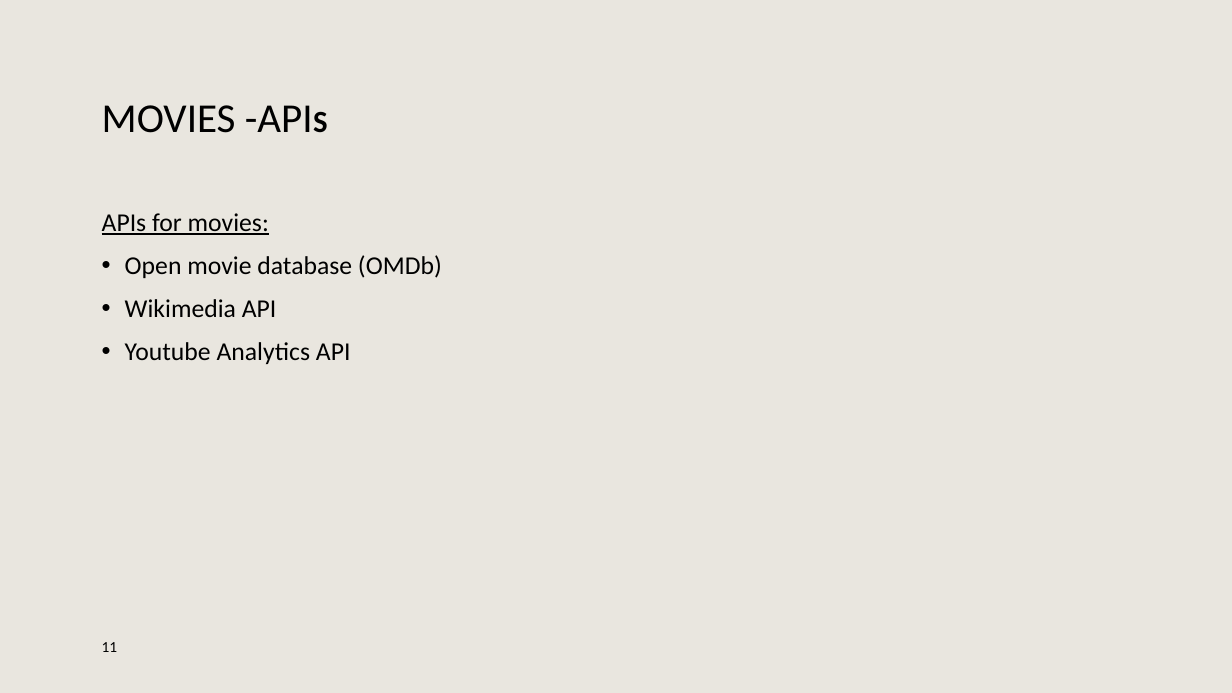
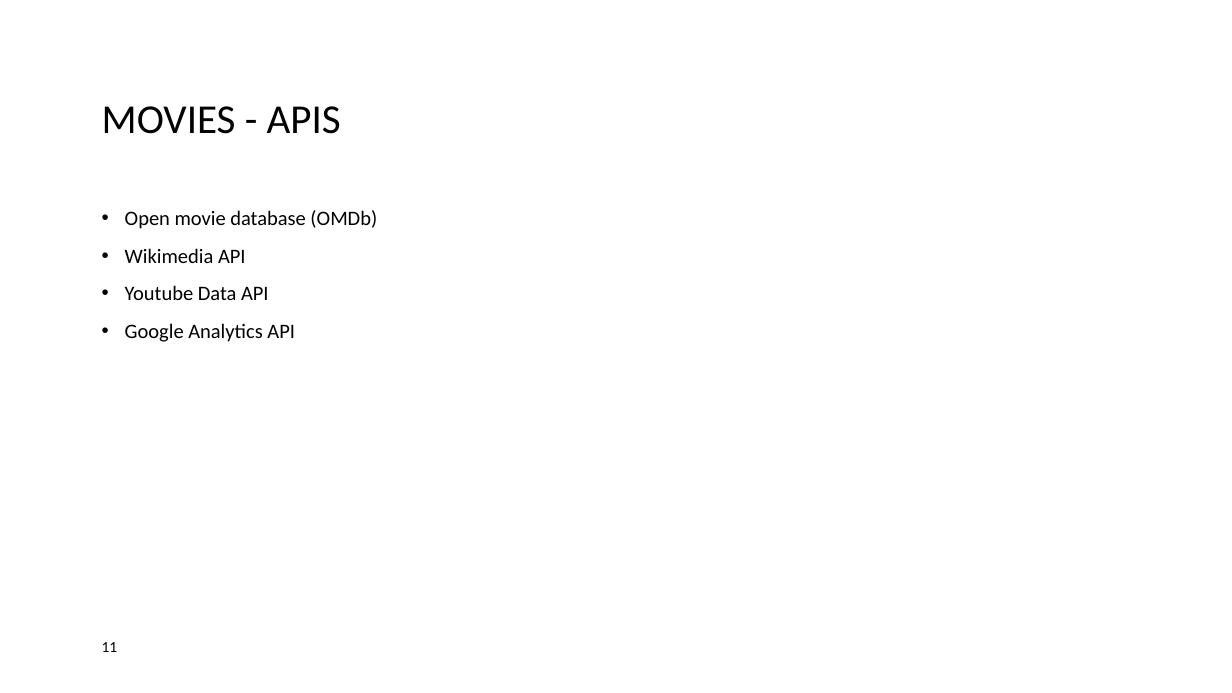
Before and after one commit to lennartklose96/DataScienceProject, a slide deck: slide 11 of Data-Science-Project.pptx. Drawn at 1232x693 pixels with LibreOffice and Linux fonts; fonts in the diff are those of the drawing; background and template pictures are left out. Boxes give left, top, right and bottom in pixels: in the first picture for what was removed or moved away, otherwise in the second. Text is boxed around its words. In the diff, an @@ line names an element or a change of style, - is before the commit and + after.

```diff
--- a/Data-Science-Project.pptx
+++ b/Data-Science-Project.pptx
@@ background #E9E6DF to #FFFFFF @@
@@ title at [102,106,341,134]: spaces changed @@
-MOVIES -APIS
+MOVIES - APIS
@@ text at [125,210,377,263]: size 20 to 16 pt in "Open movie database (OMDb)", "Wikimedia API" @@
@@ text at [152,213,269,235]: paragraph removed @@
-APIs for movies:
@@ text at [125,285,295,342]: text changed; size 20 to 16 pt @@
-• Youtube Analytics API
+• Youtube Data API
+• Google Analytics API
@@ page number at [102,642,118,652]: more space between paragraphs @@
```
Also in this commit, not shown: 6 other slides changed, 5 slides added, 2 slides removed.
